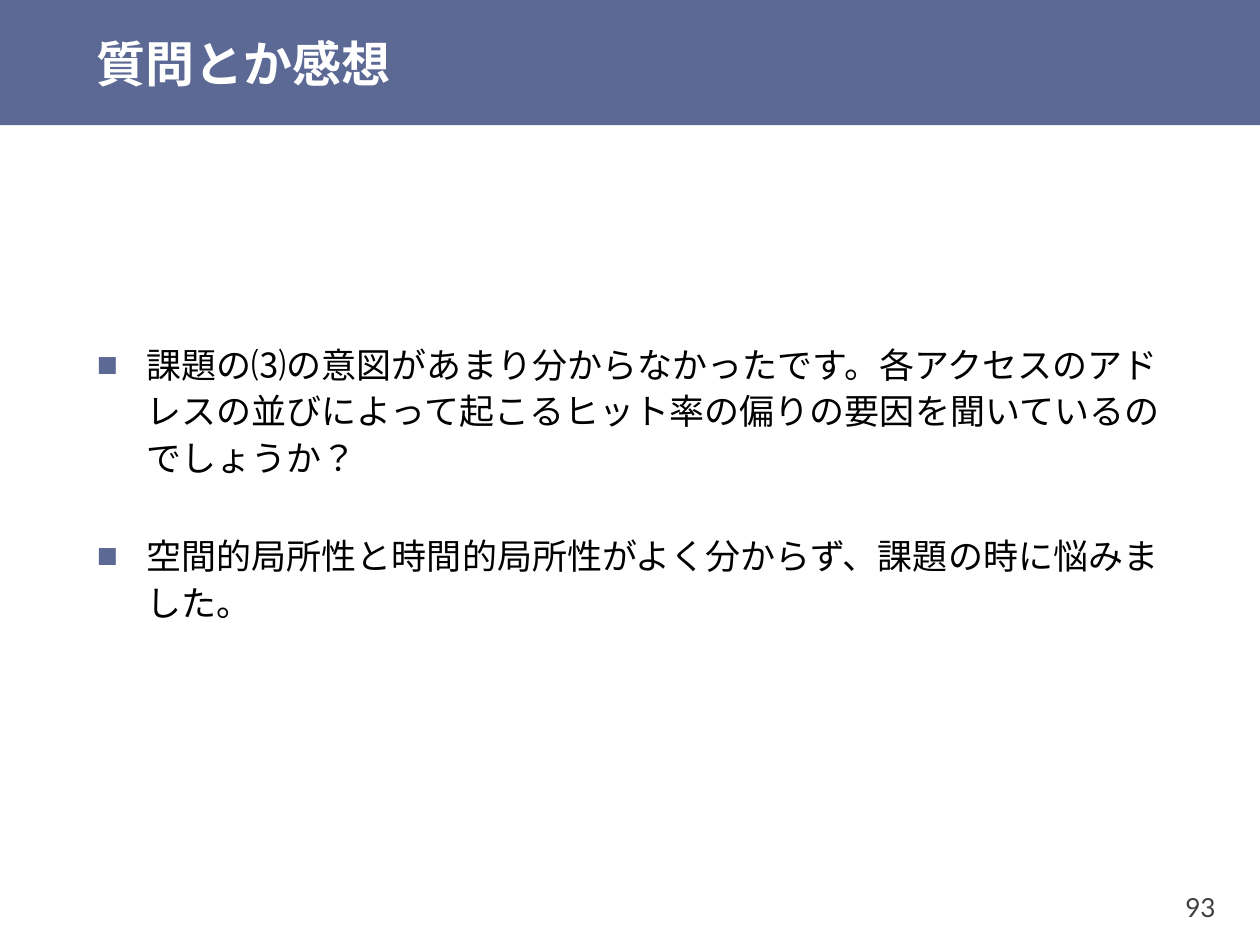
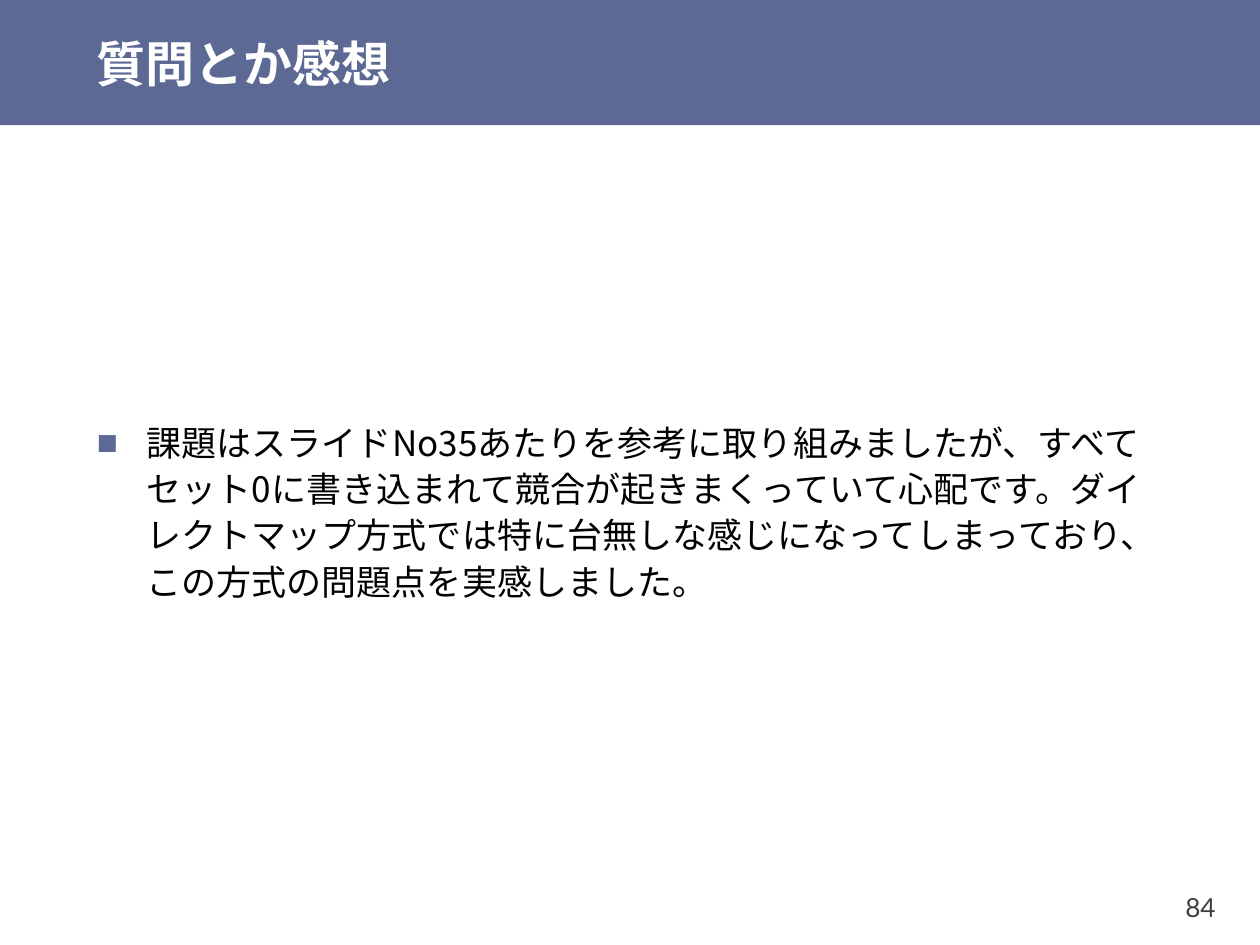
Before and after one commit to shioyadan/otya-computer-architecture-i, a slide deck: slide 84 of cai-shioya-11.pptx (slide 93 before the commit). Drawn at 1260x945 pixels with LibreOffice and Linux fonts; fonts in the diff are those of the drawing. Boxes give left, top, right and bottom in pixels: in the first picture for what was removed or moved away, otherwise in the second. Text is boxed around its words. In the diff, an @@ line names an element or a change of style, - is before the commit and + after.

```diff
--- a/cai-shioya-11.pptx
+++ b/cai-shioya-11.pptx
@@ text at <box>147,426,1156,598</box>: text changed @@
-■ 課題の⑶の意図があまり分からなかったです。各アクセスのアドレスの並びによって起こるヒット率の偏りの要因を聞いているのでしょうか？
-■ 空間的局所性と時間的局所性がよく分からず、課題の時に悩みました。
+■ 課題はスライドNo35あたりを参考に取り組みましたが、すべてセット0に書き込まれて競合が起きまくっていて心配です。ダイレクトマップ方式では特に台無しな感じになってしまっており、この方式の問題点を実感しました。
@@ page number at <box>1185,898,1215,917</box>: text changed @@
-93
+84
```
Also in this commit, not shown: 28 other slides changed, 3 slides added, 15 slides removed, 1 other file.
